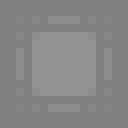
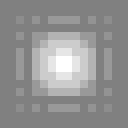
Layered file, before and after one edit (128 x 128). Changes by layer:
added layer "A" (10%) above "B" over box(16, 16, 112, 112)
added layer "B" (15%) above "C" over box(16, 16, 112, 112)
renamed "A" to "C", opacity 3% → 20%, painted on it over box(16, 16, 112, 112)
renamed "B" to "D", opacity 6% → 40%, painted on it over box(16, 16, 112, 112)
renamed "C" to "E", opacity 10% → 60%, painted on it over box(16, 16, 112, 112)
renamed "D" to "F", opacity 15% → 80%, painted on it over box(32, 32, 96, 96)
added layer "G" over box(56, 56, 72, 72)
